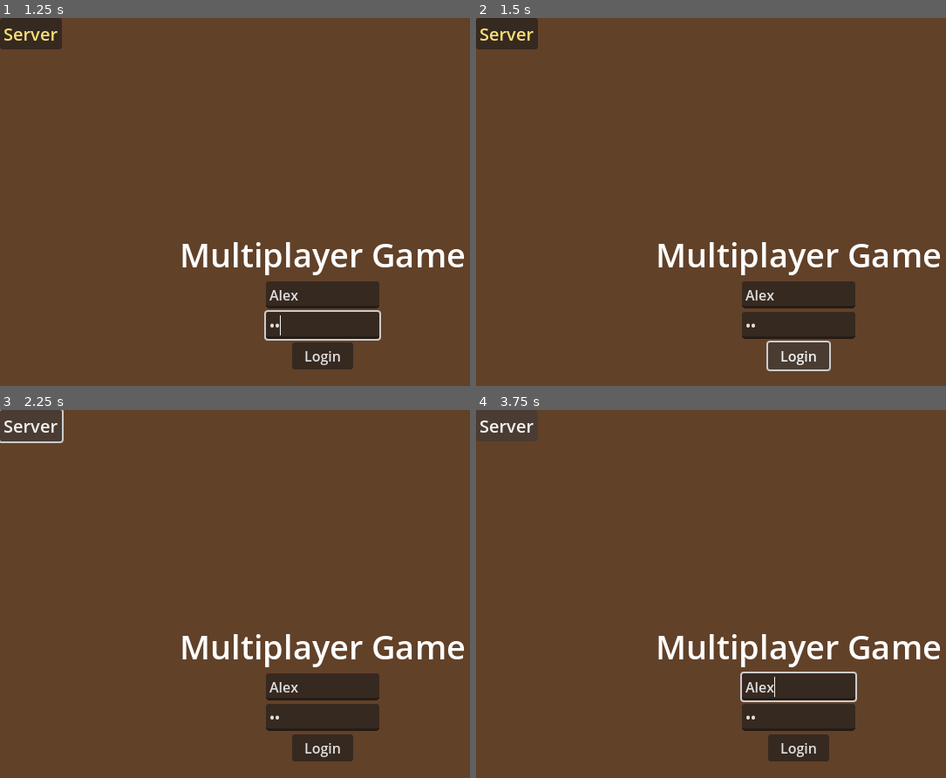
Above: before the commit, frames 1-4 (two rows, left to right).
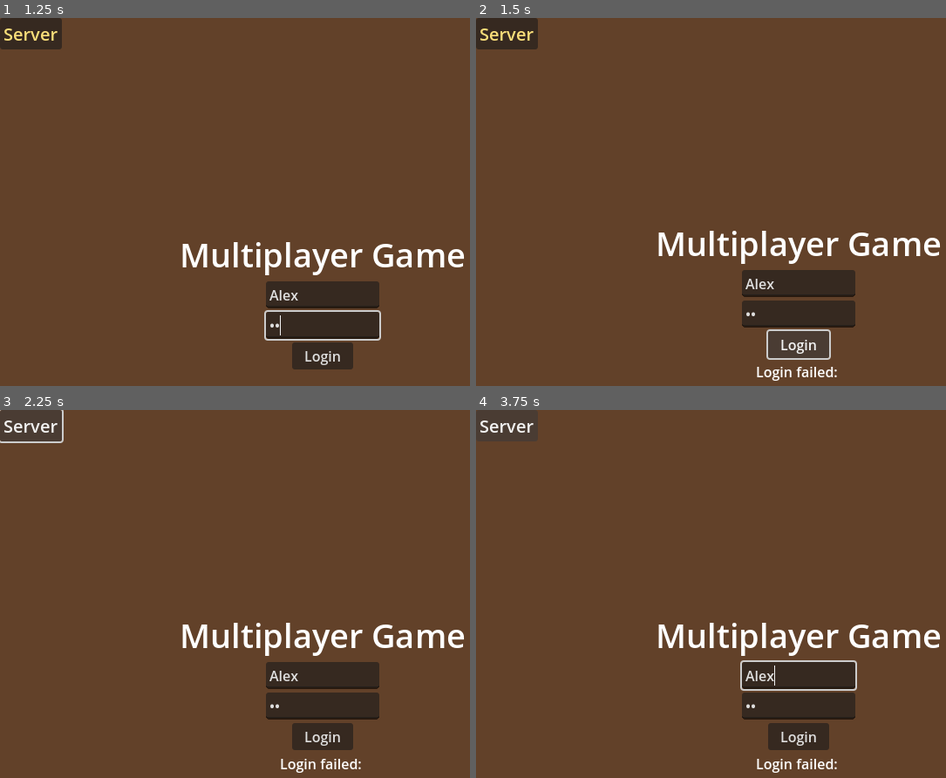
Above: after the commit, the same moments.

Repository: kadamczak/multiplayer-game
Game: Godot game, scene res://scenes/scene_example.tscn
Two runs of this game, one before a commit and one after it. Both use one fixed random seed, a clock stepped at 60 frames per second and the inputs below. The engine's default icon, where the game draws it, is replaced by a stand-in: a white triangle on a blue panel in a dark square.
Inputs (mouse positions are in pixels of both pictures, inside the frame that each line leads up to):
- Up to frame 1 (1.25 s): click (324, 294) at 0.52 s; type "Alex" at 0.6 s; click (324, 327) at 0.75 s; type "12" at 0.83 s
- Up to frame 2 (1.5 s): click "Login" at 1.25 s
- Up to frame 3 (2.25 s): click "Server" at 2 s
- Up to frame 4 (3.75 s): hold Right (ui_right) 2.78-3.53 s; tap Enter at 3.5 s; hold Down (ui_down) from 3.53 s (still down)

Frame 1 is identical in both runs. In frame 2, 5.0% of the frame differs, in the area x 38-99%, y 57-99%; in frame 3, 5.2%; in frame 4, 5.4%.

Commit message:
Improve debug window view

Diff:
--- a/project.godot
+++ b/project.godot
@@ -20,6 +20,7 @@
 NetworkHandler="*res://scripts/network_handler.gd"
 ServerNetworkGlobals="*res://scripts/server_network_globals.gd"
 ClientNetworkGlobals="*res://scripts/client_network_globals.gd"
+GlobalWindow="*res://scripts/window.gd"
 
 [display]
 
--- a/scripts/client_network_globals.gd
+++ b/scripts/client_network_globals.gd
@@ -27,7 +27,7 @@
 			handle_player_position.emit(PlayerPosition.create_from_data(data))
 
 		PacketInfo.PACKET_TYPE.PLAYER_USERNAME:
-			var player_username = PlayerUsername.create_from_data(data)
+			var player_username = PlayerUsername.create_from_data(data) #12
 			print("ClientNetworkGlobals received username packet - ID: ", player_username.id, " Username: ", player_username.username)
 			player_usernames[player_username.id] = player_username.username
 			handle_player_username.emit(player_username)
@@ -45,7 +45,7 @@
 func manage_ids(id_assignment: IDAssignment) -> void:
 	if id == -1:
 		id = id_assignment.id
-		handle_local_id_assignment.emit(id_assignment.id)
+		handle_local_id_assignment.emit(id_assignment.id) #8
 
 		remote_ids = id_assignment.remoted_ids
 		for remote_id in remote_ids:
--- a/scripts/network_handler.gd
+++ b/scripts/network_handler.gd
@@ -110,11 +110,11 @@
 	peer.set_meta("id", peer_id)
 	client_peers[peer_id] = peer
 	print("Peer connected with assigned id: ", peer_id)
-	on_peer_connected.emit(peer_id)
+	on_peer_connected.emit(peer_id) #6
 
 func connected_to_server() -> void:
 	print("Succesfully connected to server")
-	on_connected_to_server.emit()
+	on_connected_to_server.emit() #5
 
 
 #===========================
--- a/scripts/network_player.gd
+++ b/scripts/network_player.gd
@@ -53,7 +53,7 @@
 	global_position = player_position.position
 
 # handles username updates on the client
-func client_handle_player_username(username_packet: PlayerUsername) -> void:
+func client_handle_player_username(username_packet: PlayerUsername) -> void: #13
 	print("Player ", owner_id, " received username packet for ID ", username_packet.id, ": ", username_packet.username)
 	if owner_id != username_packet.id: return
 	player_username = username_packet.username
--- a/scripts/network_ui.gd
+++ b/scripts/network_ui.gd
@@ -2,6 +2,7 @@
 
 @onready var username_input = $Login/UsernameInput
 @onready var password_input = $Login/PasswordInput
+@onready var error_label = $Login/ErrorLabel
 @onready var http_request = HTTPRequest.new()
 
 func _ready():
@@ -17,7 +18,8 @@
 	var password = password_input.text
 
 	if username.is_empty() or password.is_empty():
-		print("Please fill all fields")
+		error_label.text = "Please fill in all fields."
+		error_label.visible = true
 		return
 
 	var body = JSON.stringify({
@@ -31,7 +33,7 @@
 		"X-Client-Type: Game"
 	]
 
-	var error = http_request.request(
+	var error = http_request.request( #1
 		"https://localhost:7110/v1/identity/login",
 		headers,
 		HTTPClient.METHOD_POST,
@@ -43,20 +45,42 @@
 
 
 func _on_login_response(result, response_code, headers, body):
-	if response_code == 200:
+	if response_code == 200: #2
 		var json = JSON.parse_string(body.get_string_from_utf8())
 		print("Login successful: ", json)
 
 		# Handle successful login (e.g., store token)
-		ClientNetworkGlobals.username = username_input.text
+		ClientNetworkGlobals.username = username_input.text #3
 
-		NetworkHandler.start_client()
 		ClientNetworkGlobals.handle_local_id_assignment.connect(_on_id_assigned)
+		NetworkHandler.start_client() #4
 		visible = false
 	else:
 		print("Login failed with code: ", response_code)
 		print("Response: ", body.get_string_from_utf8())
 
+		var response_text = body.get_string_from_utf8()
+		var json = JSON.parse_string(response_text)
+
+		if json != null and json.has("errors"):
+			var error_messages = []
+			for error_array in json["errors"].values():
+				for error_msg in error_array:
+					error_messages.append(error_msg)
+			error_label.text = "\n".join(error_messages)
+		elif json != null and json.has("title"):
+			error_label.text = json["title"]
+		else:
+			error_label.text = "Login failed: " + response_text
+
+		error_label.visible = true
+
+
 func _on_id_assigned(local_id: int) -> void:
-	print("ID assigned: ", local_id, " Sending username: ", ClientNetworkGlobals.username)
+	print("ID assigned: ", local_id, " Sending username: ", ClientNetworkGlobals.username) #10
 	PlayerUsername.create(local_id, ClientNetworkGlobals.username).send(NetworkHandler.server_peer)
+
+
+# start_client -> server connection
+# server broadcasts client IDAssignment ->
+# after receiving IDAssignment on client, send PlayerUsername to server -> server broadcasts to all clients
--- a/scripts/player_spawner.gd
+++ b/scripts/player_spawner.gd
@@ -11,7 +11,7 @@
 
 
 func spawn_player(id: int) -> void:
-	var player = NETWORK_PLAYER.instantiate()
+	var player = NETWORK_PLAYER.instantiate() #9
 	player.owner_id = id
 	player.name = str(id)
 	call_deferred("add_child", player)
--- a/scripts/server_network_globals.gd
+++ b/scripts/server_network_globals.gd
@@ -12,7 +12,7 @@
 
 
 func on_peer_connected(peer_id: int) -> void:
-	peer_ids.append(peer_id)
+	peer_ids.append(peer_id) #7
 	IDAssignment.create(peer_id, peer_ids).broadcast(NetworkHandler.connection)
 
 	# Send all existing usernames to the new client
@@ -35,7 +35,7 @@
 		PacketInfo.PACKET_TYPE.PLAYER_POSITION:
 			handle_player_position.emit(peer_id, PlayerPosition.create_from_data(data))
 
-		PacketInfo.PACKET_TYPE.PLAYER_USERNAME:
+		PacketInfo.PACKET_TYPE.PLAYER_USERNAME: #11
 			# Store and broadcast the username to all clients
 			var player_username = PlayerUsername.create_from_data(data)
 			print("Server received username from peer ", peer_id, " - ID: ", player_username.id, " Username: ", player_username.username)
--- /dev/null
+++ b/scripts/window.gd
@@ -0,0 +1,41 @@
+extends Node
+
+# grid layout for windows (2x2 for 4 clients)
+const COLS := 2
+const ROWS := 2
+const PADDING := 8 # pixels between windows
+
+func _ready() -> void:
+	# read index from command-line e.g. --window-index=0
+	var index := -1
+	var args := OS.get_cmdline_args()
+	for a in args:
+		if a.begins_with("--window-index="):
+			index = int(a.get_slice("=", 1))
+			break
+
+	# fallback deterministic index (so simultaneous runs don't all stack)
+	if index == -1:
+		# use low-entropy but consistent seed: time-based
+		var time_seed := Time.get_ticks_msec()
+		index = int(time_seed % (COLS * ROWS))
+
+	# clamp
+	index = clamp(index, 0, COLS * ROWS - 1)
+
+	# get primary screen size (Godot 4)
+	var screen_id := DisplayServer.window_get_current_screen()
+	var screen_size := DisplayServer.screen_get_size(screen_id)
+
+	# compute target window size / grid cell
+	var cell_w := int(screen_size.x / COLS)
+	var cell_h := int(screen_size.y / ROWS)
+
+	var col := index % COLS
+	var row := index / COLS
+
+	var pos := Vector2i(col * cell_w + PADDING, row * cell_h + PADDING)
+
+	# set window position (Godot 4)
+	DisplayServer.window_set_position(pos)
+	print("Window positioned at index ", index, " -> ", pos)
Not shown, added: scripts/window.gd.uid
